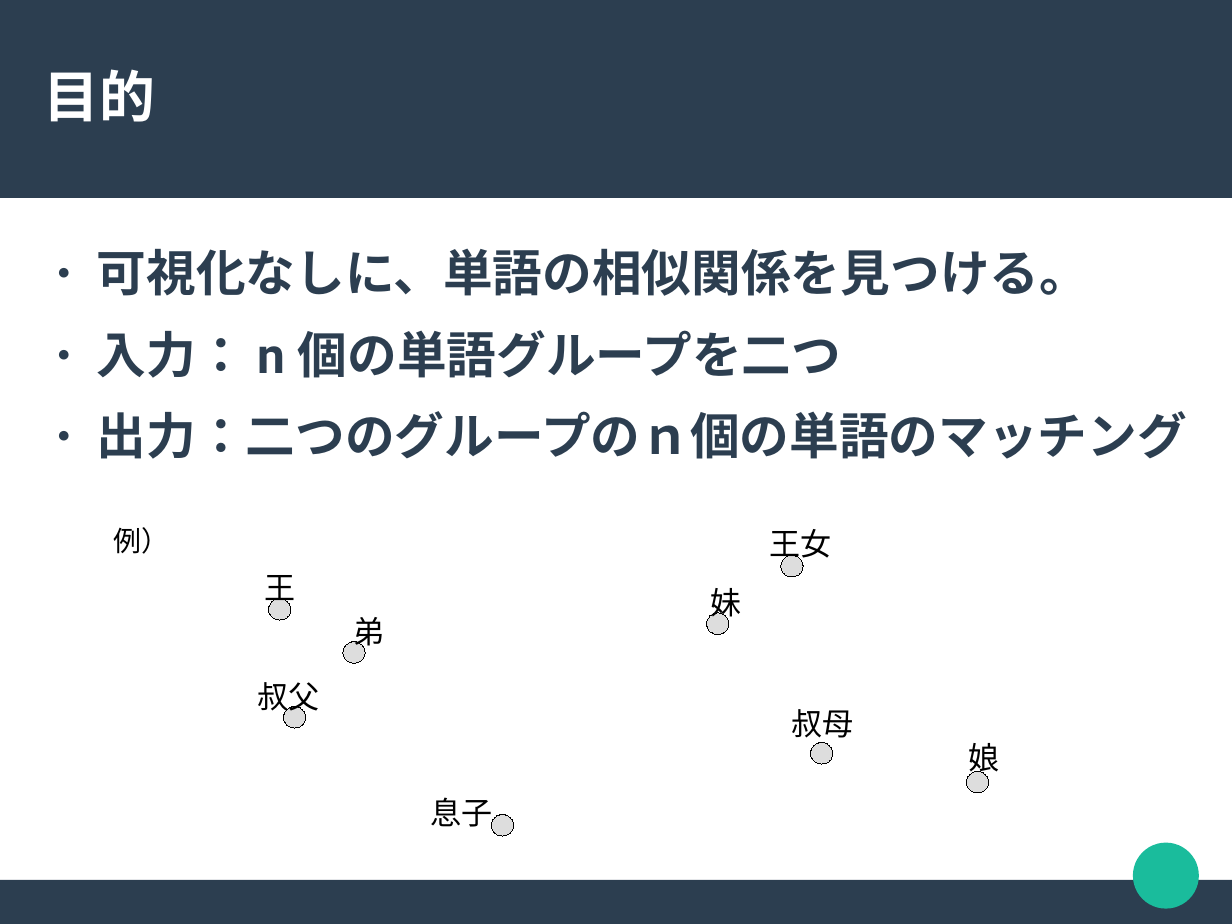
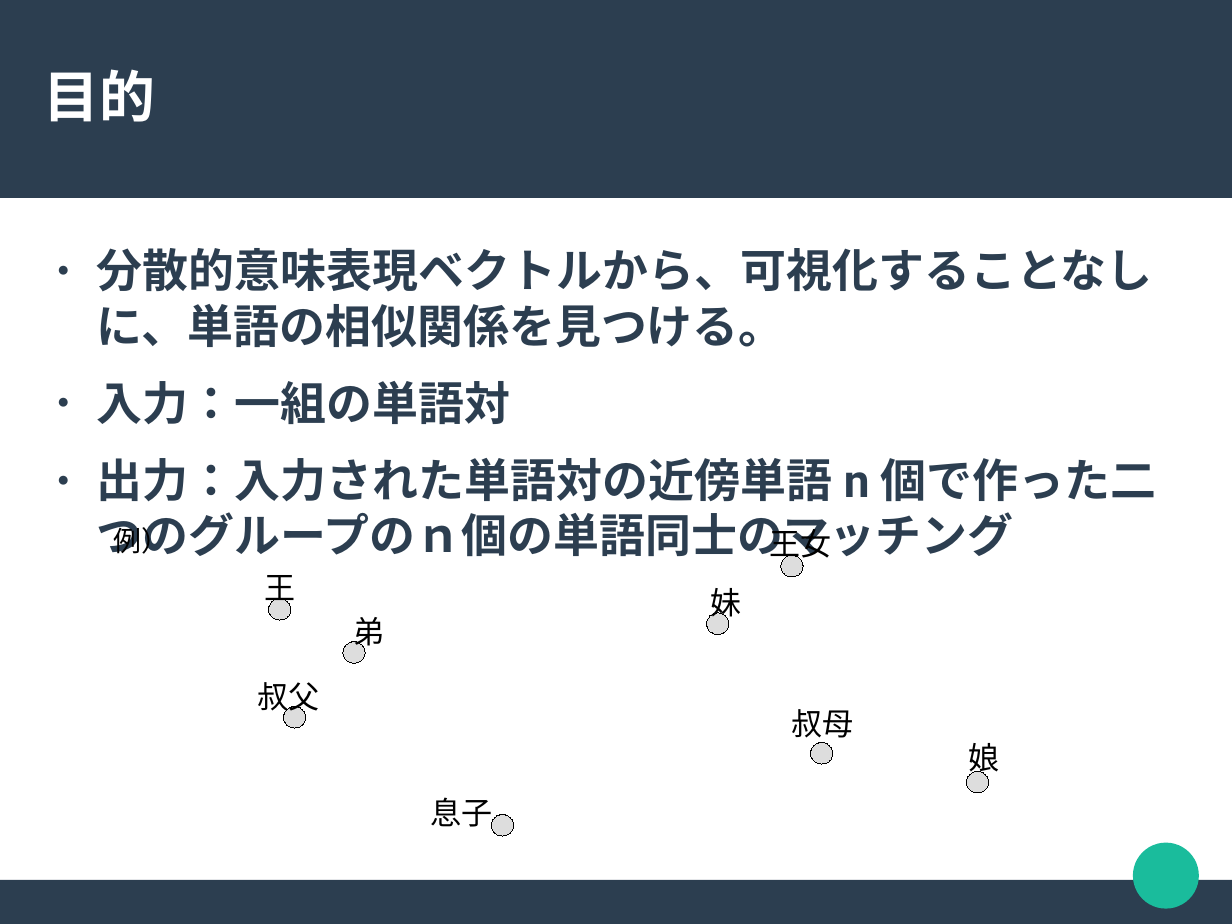
Before and after one commit to chocolaolantan/thesis, a slide deck: slide 2 of note/slide/ハンガリアン法による語の相似関係抽出ver2.odp. Drawn at 1232x924 pixels with LibreOffice and Linux fonts; fonts in the diff are those of the drawing. Boxes give left, top, right and bottom in pixels: in the first picture for what was removed or moved away, otherwise in the second. Text is boxed around its words. In the diff, an @@ line names an element or a change of style, - is before the commit and + after.

```diff
--- a/note/slide/ハンガリアン法による語の相似関係抽出ver2.odp
+++ b/note/slide/ハンガリアン法による語の相似関係抽出ver2.odp
@@ text at (x1=97, y1=248, x2=1153, y2=501): text changed; size 32 to 29.6 pt @@
-● 可視化なしに、単語の相似関係を見つける。
-● 入力：n個の単語グループを二つ
-● 出力：二つのグループのｎ個の単語のマッチング
+● 分散的意味表現ベクトルから、可視化することなしに、単語の相似関係を見つける。
+● 入力：一組の単語対
+● 出力：入力された単語対の近傍単語n個で作った二つのグループのｎ個の単語同士のマッチング
```
Also in this commit, not shown: 4 other slides changed, 2 slides added, 3 slides removed, 14 other files.
